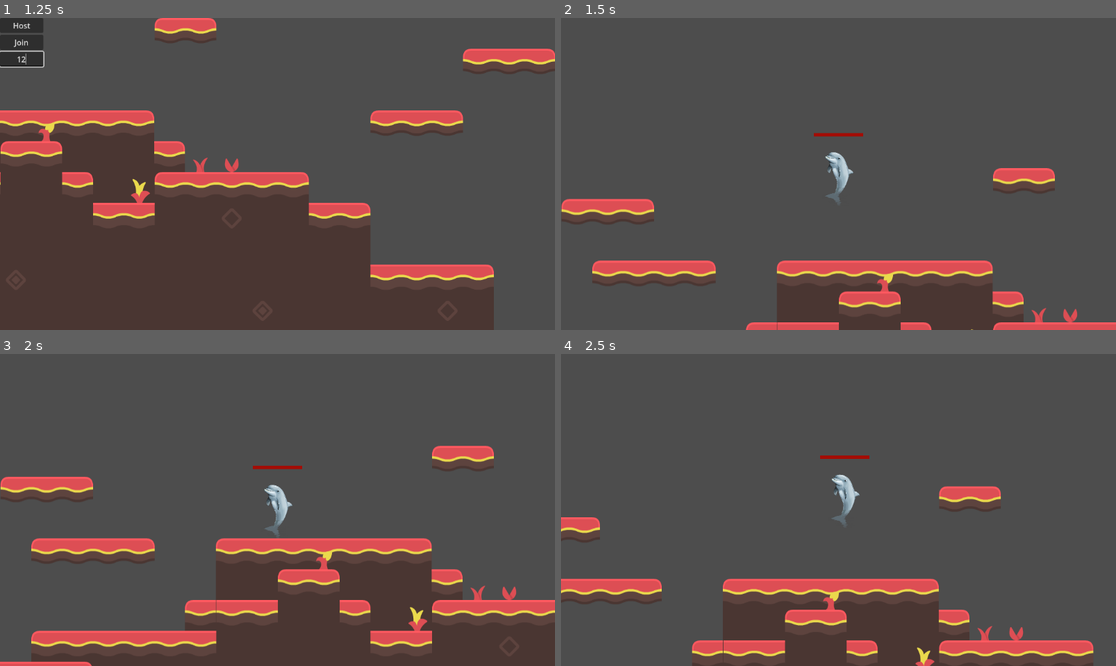
Above: before the commit, frames 1-4 (two rows, left to right).
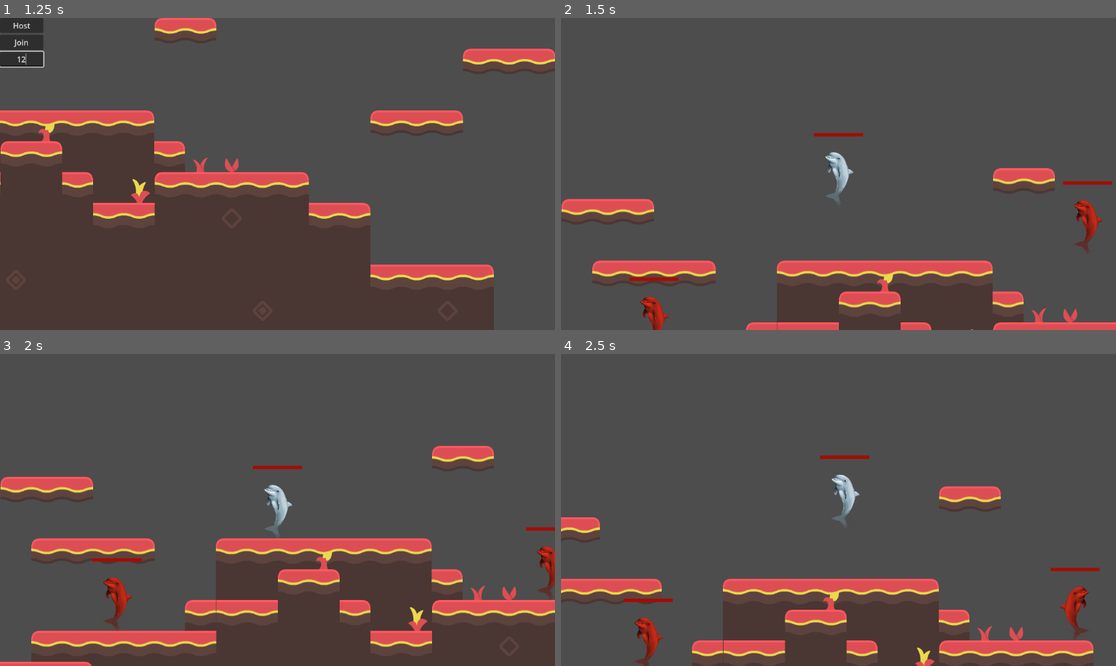
Above: after the commit, the same moments.

Repository: A-vd-E/Eget-spel
Game: Godot game, scene res://scenes/main.tscn
The game is run twice, just before and just after one commit, with the same random seed, the same clock (stepped at 60 frames per second) and the same inputs.
Inputs (mouse positions are in pixels of both pictures, inside the frame that each line leads up to):
- Up to frame 1 (1.25 s): click (22, 58) at 0.52 s; type "12" at 0.6 s
- Up to frame 2 (1.5 s): click "Host" at 1.25 s
- Up to frame 3 (2 s): no input
- Up to frame 4 (2.5 s): hold D (right) from 2.03 s (still down); tap X (attack) at 2.1 s; tap Space (jump) at 2.27 s

Frame 1 is identical in both runs. In frame 2, 0.9% of the frame differs, in the area x 12-100%, y 52-100%; in frame 3, 0.8%; in frame 4, 0.9%, in the area x 11-98%, y 68-100%.

Commit message:
Fixes #31. Implement an enemy scene, some test spawning, and an enemy script (with some AI help)

Diff:
--- /dev/null
+++ b/scenes/enemy.tscn
@@ -0,0 +1,93 @@
+[gd_scene format=3 uid="uid://yrh5oc72g5fs"]
+
+[ext_resource type="Texture2D" uid="uid://cad7ienj21b1j" path="res://assets/images/player/Bertil.png" id="1_7p1mj"]
+[ext_resource type="Script" uid="uid://mi0qmve3nya0" path="res://scripts/enemy.gd" id="1_md0e3"]
+[ext_resource type="Script" uid="uid://ckfc668g0exx2" path="res://scripts/health.gd" id="4_ipns3"]
+[ext_resource type="Script" uid="uid://cjtnb7uxllscb" path="res://scripts/hurtbox.gd" id="5_8qclf"]
+[ext_resource type="Script" uid="uid://1h33nmi68q4j" path="res://scripts/health_bar.gd" id="6_w8i8w"]
+
+[sub_resource type="SceneReplicationConfig" id="SceneReplicationConfig_tuyoq"]
+properties/0/path = NodePath(".:sync_position")
+properties/0/spawn = true
+properties/0/replication_mode = 1
+properties/1/path = NodePath(".:sync_velocity")
+properties/1/spawn = true
+properties/1/replication_mode = 1
+properties/2/path = NodePath(".:enemy_id")
+properties/2/spawn = true
+properties/2/replication_mode = 2
+properties/3/path = NodePath("HealthComponent:sync_health")
+properties/3/spawn = true
+properties/3/replication_mode = 2
+properties/4/path = NodePath(".:sync_facing_direction")
+properties/4/spawn = true
+properties/4/replication_mode = 2
+
+[sub_resource type="RectangleShape2D" id="RectangleShape2D_g2els"]
+size = Vector2(871.4285, 1614.2856)
+
+[sub_resource type="RectangleShape2D" id="RectangleShape2D_qlg0r"]
+size = Vector2(842.85706, 1614.2856)
+
+[sub_resource type="StyleBoxFlat" id="StyleBoxFlat_dqkch"]
+bg_color = Color(0.19793722, 0.19793725, 0.19793713, 1)
+
+[sub_resource type="StyleBoxFlat" id="StyleBoxFlat_qlg0r"]
+bg_color = Color(0.6439097, 0.04708454, 0.021919081, 1)
+
+[sub_resource type="RectangleShape2D" id="RectangleShape2D_c4w8v"]
+size = Vector2(1157.1428, 1728.5713)
+
+[node name="Enemy" type="CharacterBody2D" unique_id=438100406]
+scale = Vector2(0.07, 0.07)
+script = ExtResource("1_md0e3")
+
+[node name="EnemySynchronizer" type="MultiplayerSynchronizer" parent="." unique_id=1100668368]
+replication_config = SubResource("SceneReplicationConfig_tuyoq")
+
+[node name="Sprite2D" type="Sprite2D" parent="." unique_id=1545070164]
+modulate = Color(1, 0.1973423, 0.112079225, 1)
+texture = ExtResource("1_7p1mj")
+
+[node name="CollisionShape2D" type="CollisionShape2D" parent="." unique_id=1171786639]
+position = Vector2(-7.142863, 35.714314)
+shape = SubResource("RectangleShape2D_g2els")
+
+[node name="HealthComponent" type="Node2D" parent="." unique_id=1504426426]
+script = ExtResource("4_ipns3")
+max_health = 50
+
+[node name="Hurtbox" type="Area2D" parent="HealthComponent" unique_id=1690071242]
+script = ExtResource("5_8qclf")
+
+[node name="HurtboxCollisionShape2D" type="CollisionShape2D" parent="HealthComponent/Hurtbox" unique_id=1133688344]
+position = Vector2(7.1428432, 35.71429)
+shape = SubResource("RectangleShape2D_qlg0r")
+
+[node name="ProgressBar" type="ProgressBar" parent="." unique_id=1718776609 node_paths=PackedStringArray("health")]
+offset_left = -728.5714
+offset_top = -1314.2856
+offset_right = 728.5714
+offset_bottom = -1214.2858
+theme_override_styles/background = SubResource("StyleBoxFlat_dqkch")
+theme_override_styles/fill = SubResource("StyleBoxFlat_qlg0r")
+show_percentage = false
+script = ExtResource("6_w8i8w")
+health = NodePath("../HealthComponent")
+
+[node name="DamageArea" type="Area2D" parent="." unique_id=180178718]
+
+[node name="CollisionShape2D" type="CollisionShape2D" parent="DamageArea" unique_id=1392092458]
+position = Vector2(-7.14283, -21.428568)
+shape = SubResource("RectangleShape2D_c4w8v")
+
+[node name="DamageTimer" type="Timer" parent="." unique_id=1605518414]
+wait_time = 0.5
+
+[node name="EdgeCheckLeft" type="RayCast2D" parent="." unique_id=1089003188]
+position = Vector2(-450, 700)
+target_position = Vector2(0, 200)
+
+[node name="EdgeCheckRight" type="RayCast2D" parent="." unique_id=1810134075]
+position = Vector2(450, 700)
+target_position = Vector2(0, 200)
--- a/scenes/main.tscn
+++ b/scenes/main.tscn
@@ -43,5 +43,11 @@
 
 [node name="Hitboxes" type="Node2D" parent="." unique_id=778308688]
 
+[node name="Enemies" type="Node2D" parent="." unique_id=1551223450]
+
+[node name="EnemySpawner" type="MultiplayerSpawner" parent="." unique_id=388403110]
+_spawnable_scenes = PackedStringArray("uid://yrh5oc72g5fs")
+spawn_path = NodePath("../Enemies")
+
 [connection signal="pressed" from="CanvasLayer/VBoxContainer/HostButton" to="." method="_on_host_button_pressed"]
 [connection signal="pressed" from="CanvasLayer/VBoxContainer/JoinButton" to="." method="_on_join_button_pressed"]
--- /dev/null
+++ b/scripts/enemy.gd
@@ -0,0 +1,175 @@
+class_name Enemy extends CharacterBody2D
+
+enum AIState { PATROL, CHASE }
+
+@export var damage:int = 15
+
+@export_group("Movement")
+@export var patrol_speed := 100.0
+@export var chase_speed := 175.0
+
+@export_group("AI")
+@export var chase_distance := 250.0
+@export var lose_interest_distance := 350.0
+
+@export_group("Networking")
+@export var correction_strength := 10.0
+@export var enemy_id: int
+
+@export var sync_position: Vector2
+@export var sync_velocity: Vector2
+@export var sync_facing_direction := 1
+
+var current_state: AIState = AIState.PATROL
+var target_player: CharacterBody2D = null
+
+@onready var health_component: Node2D = $HealthComponent
+@onready var damage_area: Area2D = $DamageArea
+@onready var damage_timer: Timer = $DamageTimer
+
+@onready var edge_check_left: RayCast2D = $EdgeCheckLeft
+@onready var edge_check_right: RayCast2D = $EdgeCheckRight
+
+func _ready() -> void:
+	health_component.set_owner_id(enemy_id)
+	health_component.died.connect(_on_died)
+
+	if multiplayer.is_server():
+		sync_position = global_position
+		damage_area.area_entered.connect(_on_damage_area_entered)
+		damage_timer.timeout.connect(_on_damage_timer_timeout)
+	else:
+		damage_area.monitoring = false
+
+func _physics_process(delta: float) -> void:
+	if multiplayer.is_server():
+		_server_physics(delta)
+	else:
+		_apply_network_movement(delta)
+
+func _server_physics(delta: float) -> void:
+	if not is_on_floor():
+		velocity += get_gravity() * delta
+
+	_evaluate_target_and_state()
+
+	match current_state:
+		AIState.PATROL:
+			_process_patrol_state()
+		AIState.CHASE:
+			_process_chase_state()
+
+	move_and_slide()
+
+	sync_position = global_position
+	sync_velocity = velocity
+
+func _evaluate_target_and_state() -> void:
+	var closest_player = _get_closest_player()
+
+	if current_state == AIState.PATROL:
+		if closest_player and global_position.distance_to(closest_player.global_position) <= chase_distance:
+			target_player = closest_player
+			current_state = AIState.CHASE
+
+	elif current_state == AIState.CHASE:
+		if not is_instance_valid(target_player) or global_position.distance_to(target_player.global_position) > lose_interest_distance:
+			target_player = null
+			current_state = AIState.PATROL
+
+func _process_patrol_state() -> void:
+	if is_on_wall() or _is_at_edge():
+		_update_facing_direction(sync_facing_direction * -1)
+
+	velocity.x = sync_facing_direction * patrol_speed
+
+func _process_chase_state() -> void:
+	if not is_instance_valid(target_player):
+		return
+
+	var direction_to_target = sign(target_player.global_position.x - global_position.x)
+
+	if direction_to_target != 0 and direction_to_target != sync_facing_direction:
+		_update_facing_direction(direction_to_target)
+
+	if _is_at_edge():
+		velocity.x = 0
+	else:
+		velocity.x = sync_facing_direction * chase_speed
+
+## Helper function to cleanly evaluate the correct raycast
+func _is_at_edge() -> bool:
+	if not is_on_floor():
+		return false
+
+	if sync_facing_direction == 1:
+		return not edge_check_right.is_colliding()
+	else:
+		return not edge_check_left.is_colliding()
+
+func _update_facing_direction(new_direction: int) -> void:
+	if new_direction == 0: return
+	sync_facing_direction = sign(new_direction)
+
+	$Sprite2D.flip_h = (sync_facing_direction == -1)
+
+func _get_closest_player() -> CharacterBody2D:
+	var players_node = get_tree().current_scene.get_node_or_null("Players")
+	if not is_instance_valid(players_node):
+		return null
+
+	var closest: CharacterBody2D = null
+	var min_dist := INF
+
+	for player in players_node.get_children():
+		if player is CharacterBody2D:
+			var dist = global_position.distance_to(player.global_position)
+			if dist < min_dist:
+				min_dist = dist
+				closest = player
+
+	return closest
+
+func _on_damage_area_entered(area: Area2D) -> void:
+	if not multiplayer.is_server():
+		return
+
+	if _try_damage(area) and damage_timer.is_stopped():
+		damage_timer.start()
+
+func _on_damage_timer_timeout() -> void:
+	var hit_anyone := false
+	var overlapping_areas = damage_area.get_overlapping_areas()
+
+	for area in overlapping_areas:
+		if _try_damage(area):
+			hit_anyone = true
+
+	if not hit_anyone:
+		damage_timer.stop()
+
+func _try_damage(area: Area2D) -> bool:
+	if area.has_method("receive_hit") and area.get("owner_id") != null:
+		if area.owner_id > 0:
+			area.receive_hit(damage)
+			return true
+	return false
+
+func _on_died() -> void:
+	if multiplayer.is_server():
+		queue_free()
+
+func _apply_network_movement(_delta: float) -> void:
+	velocity = sync_velocity
+	_update_facing_direction(sync_facing_direction)
+
+	var drift_distance = global_position.distance_to(sync_position)
+
+	if drift_distance > 100.0:
+		global_position = sync_position
+		reset_physics_interpolation()
+	elif drift_distance > 1.0:
+		var direction_to_server = sync_position - global_position
+		velocity += direction_to_server * correction_strength
+
+	move_and_slide()
--- a/scripts/networking/network.gd
+++ b/scripts/networking/network.gd
@@ -2,6 +2,7 @@
 
 const PORT: int = 42069
 var player_scene = preload("res://scenes/player.tscn")
+var enemy_scene = preload("res://scenes/enemy.tscn")
 
 # Changed name to describe its function, and moved to _on_host_button_pressed()
 # so that only the host's/server's sceneTree is the spawnpoint.
@@ -10,6 +11,8 @@
 
 #@onready var world = get_node("../World") Removed
 var _player_spawn_node #Replacement
+var _enemy_spawn_node
+var _enemy_id_counter := -1
 
 # Moved logic to "Main" node instead of in networking
 
@@ -27,6 +30,7 @@
 func _become_host() -> void:
 	print("Starting host")
 	_player_spawn_node = get_tree().current_scene.get_node("Players")
+	_enemy_spawn_node = get_tree().current_scene.get_node("Enemies")
 
 	var peer = ENetMultiplayerPeer.new()
 	peer.create_server(PORT)
@@ -39,6 +43,9 @@
 
 
 	_add_player(multiplayer.get_unique_id())
+
+	_spawn_enemy(Vector2(-400, 300)) # temporary positions and spawns
+	_spawn_enemy(Vector2(500, 100))
 
 func _join_as_non_host_client(ip_input) -> void:
 	print("Joining as client")
@@ -68,6 +75,18 @@
 	multiplayer.server_disconnected.connect(_on_server_disconnected)
 	#request_players.rpc_id(1)
 
+func _spawn_enemy(spawn_position: Vector2) -> void:
+	var enemy = enemy_scene.instantiate()
+	enemy.enemy_id = _enemy_id_counter
+	# Name the node predictably for the MultiplayerSpawner
+	enemy.name = "Enemy_" + str(abs(_enemy_id_counter))
+
+	enemy.global_position = spawn_position
+
+	_enemy_spawn_node.add_child(enemy)
+
+	_enemy_id_counter -= 1 # Decrement so next enemy is -2, then -3, etc.
+
 func _add_player(id):
 	print("Player %s joined the game" % id)
 
Not shown, added: scripts/enemy.gd.uid
